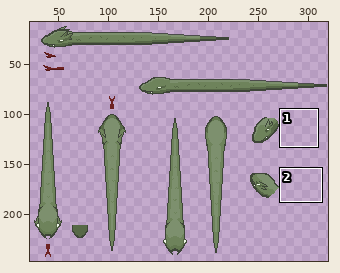
Two states of a pixel-art file, Assets/Sprite/Snake/BossSprite.aseprite. Above: a wide view before the commit, with the close-up outlined.
Close-up. Before the edit:
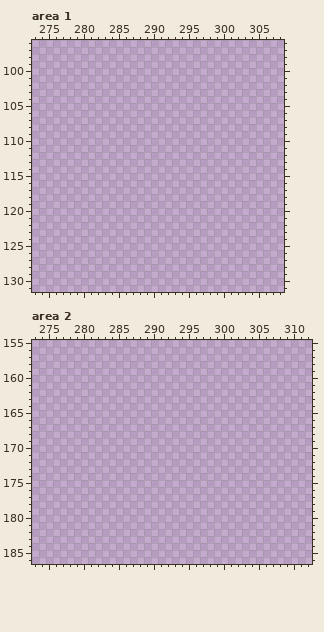
320x320 pixels, 1 frame. Colours within 5 levels of each other are drawn and written as one. Shown: area 1: x 273..308, y 96..131; area 2: x 273..312, y 155..186. The wide view leaves out empty margins.
After the commit:
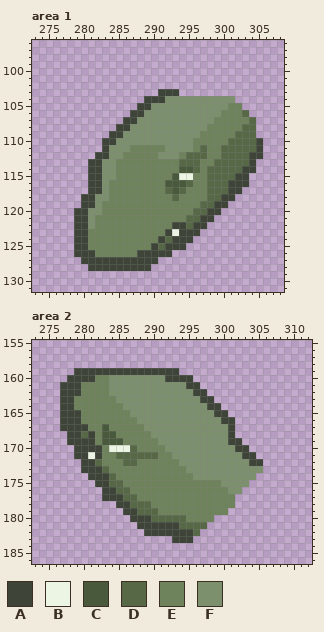
Palette (. is transparent): A #3e4538  B #ecf5e4  C #49593b  D #576847  E #6e835b  F #7d906e
Edits made:
Changed rows in their new state; - is an unchanged pixel.
Area 1, layer "图层 2":
first column x 279:
103 ------------AAA------------
104 ----------AAAFFFFFFFFFF----
105 ---------AAFFFFFFFFFFFEE---
106 --------AAFFFFFFFFFFFEEED--
107 -------AAFFFFFFFFFFFEEEEED-
108 ------AAFFFFFFFFFFFEEEEEDD-
109 -----AAFFFFFFFFFFFEEEEEDDD-
110 ----AAFFFFFFFFFFFEEEEEDDDDA
111 ----AFFFEEEEEFFFFEDEEDDDDDA
112 ---AAFFEEEEEFFFEDDDEEDDDDAA
113 --AAFFEEEEEEEEEDDDEEDDDDDA-
114 --AAFFEEEEEEEEECCDEDDDDDAA-
115 --AAFFEEEEEEEECBBEEDDDDAA--
116 --AAFEEEEEEEECCCDEEDDDAAA--
117 --AAFEEEEEEEEDCDEEEDDDAA---
118 -AAFFEEEEEEEEEDEEEEDDAA----
119 -AAFEEEEEEEEEEEEEEDDAA-----
120 AAFFEEEEEEEEEEEEEDDAA------
121 AAFEEEEEEEEEEEEEDDAA-------
122 AAFEEEEEEEEEEEAADAA--------
123 AAEEEEEEEEEEEABAAA---------
124 AAEEEEEEEEEEADAAA----------
125 AAEEEEEEEEEADAAA-----------
126 AAAEEEEEEAAAAA-------------
127 -AAAAAAAAAAA---------------
128 --AAAAAAAAA----------------
Area 2, layer "图层 2":
first column x 277:
159 --AAAAAAAAAAAAAAA------------
160 -AAAAEEFFFFFFFFAAAA----------
161 AAAEEEEFFFFFFFFFFFAA---------
162 AAAEEEEFFFFFFFFFFFFAA--------
163 AAEEEEEEFFFFFFFFFFFFAA-------
164 AAEEEEEEEFFFFFFFFFFFFAA------
165 AAAEEEEEEEFFFFFFFFFFFFAA-----
166 AAAEEEEEEEEFFFFFFFFFFFFAA----
167 AAAAEECEEEEEFFFFFFFFFFFFA----
168 -AADAECCEEEEEFFFFFFFFFFFA----
169 -AAAAECCCEEEEEFFFFFFFFFFAA---
170 --AAAAEBBBDEEEEFFFFFFFFFFAA--
171 --AABAEEDDDDDDEEFFFFFFFFFFAA-
172 ---AADEEEDDEEEEEEFFFFFFFFFFAA
173 ---AAADEEEEEEEEEEEFFFFFFFFFFF
174 ----AAADEEEEEEEEEEEFFFFFFFFF-
175 -----AADDEEEEEEEEEEEEEEFFFF--
176 ------AADDEEEEEEEEEEEEEEFF---
177 ------AAADDEEEEEEEEEEEEEE----
178 --------AADDDEEEEEEEEEEEE----
179 ---------AADDDEEEEEEEEEE-----
180 ----------AAADDDDDEEEE-------
181 -----------AAAAAADDDD--------
182 ------------AAAAAAAD---------
183 ----------------AAA----------
Where, in picture pixels (left, top, right, bottom), the same in both close-ups:
added: (74, 89, 263, 271)
added: (60, 368, 263, 543)
